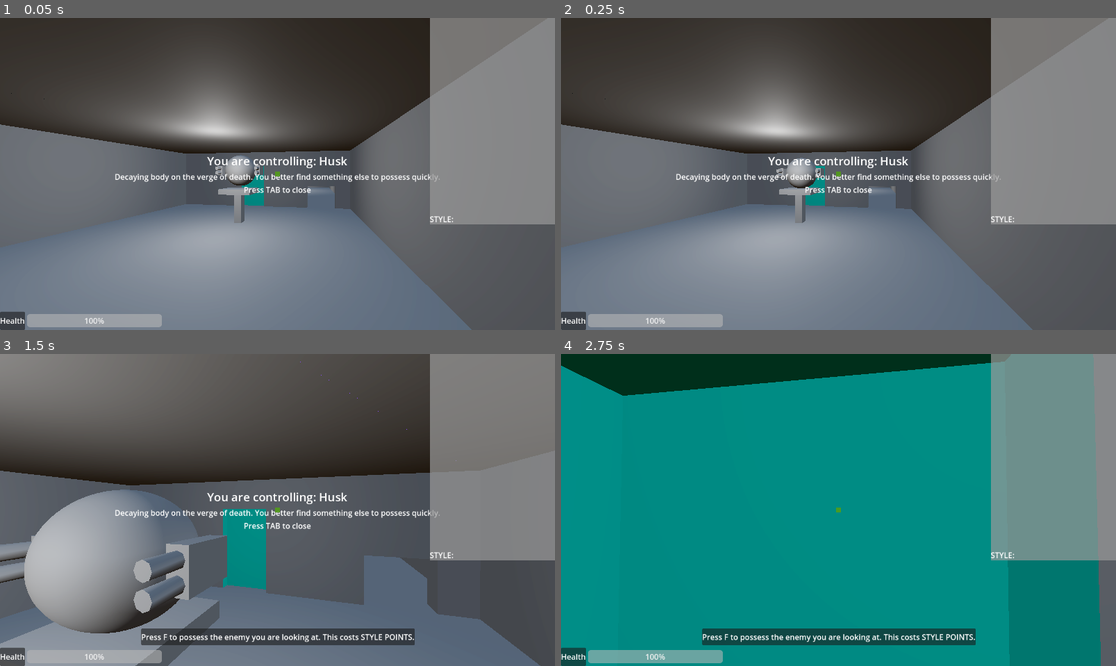
Above: before the commit, frames 1-4 (two rows, left to right).
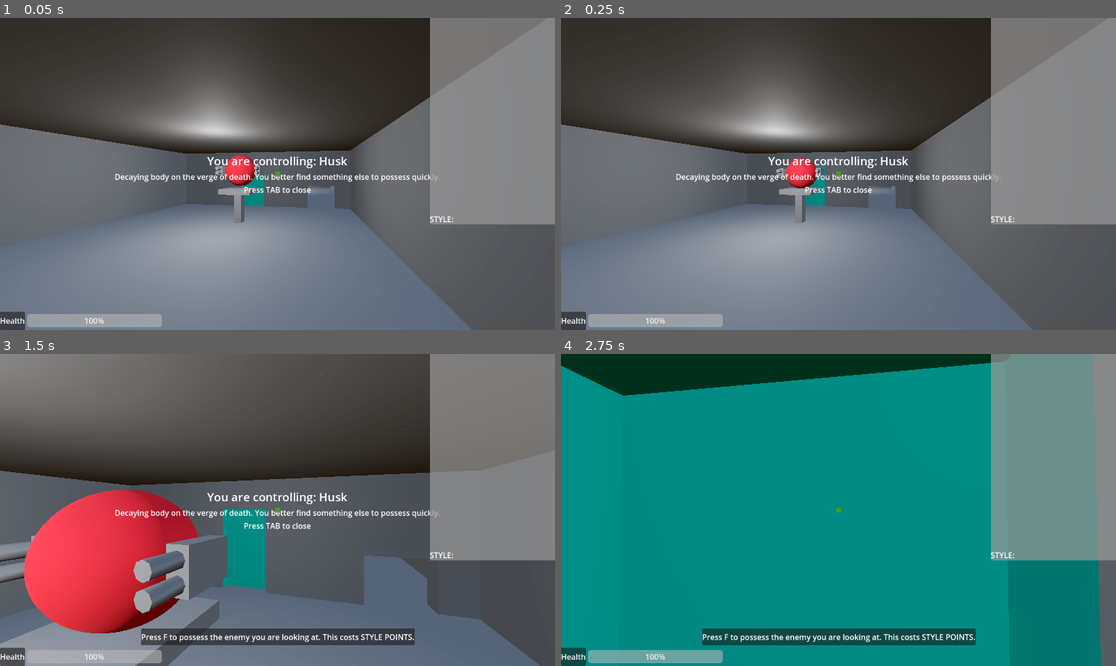
Above: after the commit, the same moments.

Repository: city-high-rider/soulswap
Game: Godot game, scene res://test_level.tscn
Same seed, same stepped clock (60 frames per second), same inputs: the game is played once before the commit and once after it. Sound files missing from this copy of the repository are replaced by a short silence.
Inputs (mouse positions are in pixels of both pictures, inside the frame that each line leads up to):
- Up to frame 1 (0.05 s): no input
- Up to frame 2 (0.25 s): no input
- Up to frame 3 (1.5 s): tap Enter at 0.5 s; move the mouse to (305, 510) at 0.52 s; hold W (forward) from 0.53 s (still down); tap F (possess) at 0.6 s; tap Space (jump) at 0.77 s; move the mouse to (249, 510) at 1.27 s; click (249, 510) at 1.35 s
- Up to frame 4 (2.75 s): keep holding W (forward); tap Space (jump) at 1.52 s; tap F (possess) at 2 s; move the mouse to (849, 503) at 2.02 s; hold Right mouse button (secondary_action) from 2.03 s (still down)

The runs differ from the first frame. In frame 1, 0.4% of the frame differs, in the area x 40-47%, y 43-54%; in frame 2, 0.4%; in frame 3, 9.5%, in the area x 4-36%, y 43-90%; in frame 4, nothing differs.

Commit message:
colour code checkpoint and enemies

Diff:
--- a/interactive/checkpoint.tscn
+++ b/interactive/checkpoint.tscn
@@ -1,9 +1,14 @@
-[gd_scene load_steps=11 format=3 uid="uid://bu57v5cln1y64"]
+[gd_scene load_steps=13 format=3 uid="uid://bu57v5cln1y64"]
 
 [ext_resource type="Script" path="res://interactive/checkpoint.gd" id="1_uf1ik"]
 [ext_resource type="Texture2D" uid="uid://dsligvtxga0r3" path="res://addons/kenney_particle_pack/star_07.png" id="2_1dvdi"]
+[ext_resource type="Material" uid="uid://c78qerjjpjysg" path="res://materials/light_proto.tres" id="2_j2e26"]
 [ext_resource type="AudioStream" uid="uid://b17k3nk28bwae" path="res://sounds/lighting-a-fire-14421.mp3" id="3_hrjk7"]
 [ext_resource type="AudioStream" uid="uid://dh28je1fr2q3c" path="res://sounds/fire-6699.mp3" id="4_kvlsv"]
+
+[sub_resource type="StandardMaterial3D" id="StandardMaterial3D_p0mq5"]
+transparency = 1
+albedo_color = Color(0.470588, 1, 1, 0.705882)
 
 [sub_resource type="Curve" id="Curve_hiuex"]
 _data = [Vector2(0, 0.873684), 0.0, 0.0, 0, 0, Vector2(0.521739, 1), 0.0, 0.0, 0, 0, Vector2(1, 0), 0.0, 0.0, 0, 0]
@@ -44,6 +49,7 @@
 [node name="CSGBox3D" type="CSGBox3D" parent="Lantern"]
 transform = Transform3D(1, 0, 0, 0, 1, 0, 0, 0, 1, 0, 0.901085, -1.15514)
 size = Vector3(0.348215, 2.93949, 0.328407)
+material = ExtResource("2_j2e26")
 
 [node name="CSGBox3D2" type="CSGBox3D" parent="Lantern"]
 transform = Transform3D(1, 0, 0, 0, 1, 0, 0, 0, 1, 0, 1.99482, -0.595937)
@@ -57,6 +63,7 @@
 [node name="CSGBox3D3" type="CSGBox3D" parent="Lantern"]
 transform = Transform3D(1, 0, 0, 0, 1, 0, 0, 0, 1, 0, 1.41672, -0.381112)
 size = Vector3(0.405567, 0.464371, 0.383577)
+material = SubResource("StandardMaterial3D_p0mq5")
 
 [node name="GPUParticles3D" type="GPUParticles3D" parent="Lantern/CSGBox3D3"]
 emitting = false
--- a/shells/roller_shell.tscn
+++ b/shells/roller_shell.tscn
@@ -9,7 +9,11 @@
 [sub_resource type="SphereShape3D" id="SphereShape3D_b2tq5"]
 radius = 0.579938
 
+[sub_resource type="StandardMaterial3D" id="StandardMaterial3D_8bt6j"]
+albedo_color = Color(1, 0.188235, 0.235294, 1)
+
 [sub_resource type="SphereMesh" id="SphereMesh_2w6gs"]
+material = SubResource("StandardMaterial3D_8bt6j")
 
 [sub_resource type="SphereShape3D" id="SphereShape3D_k8ves"]
 
Not shown: 1 places in shells/roller_shell.tscn that only renumber resources
